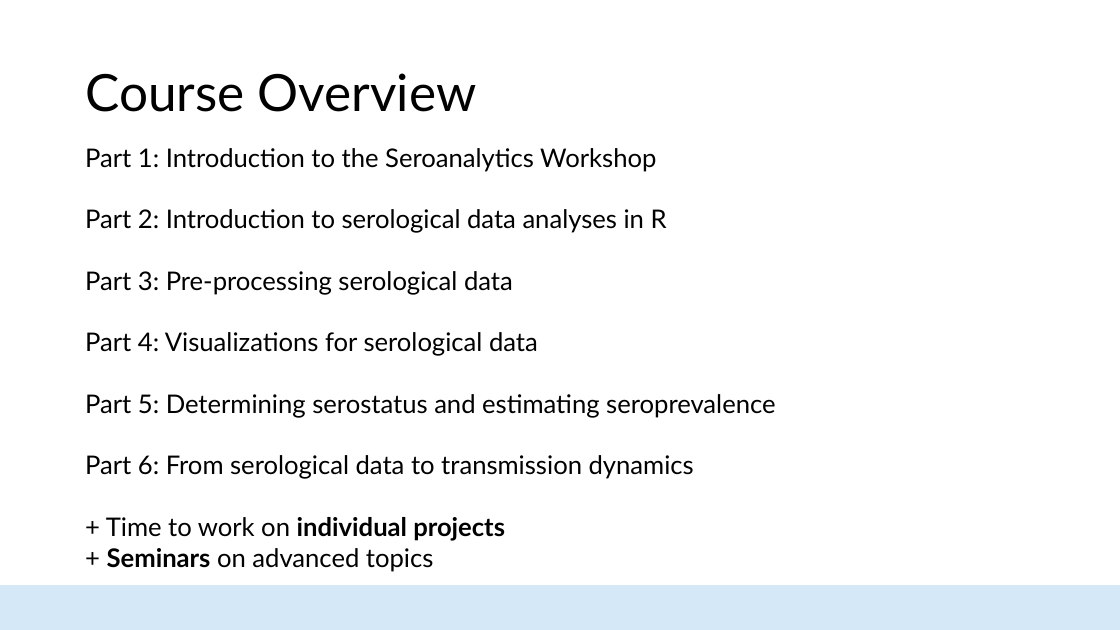
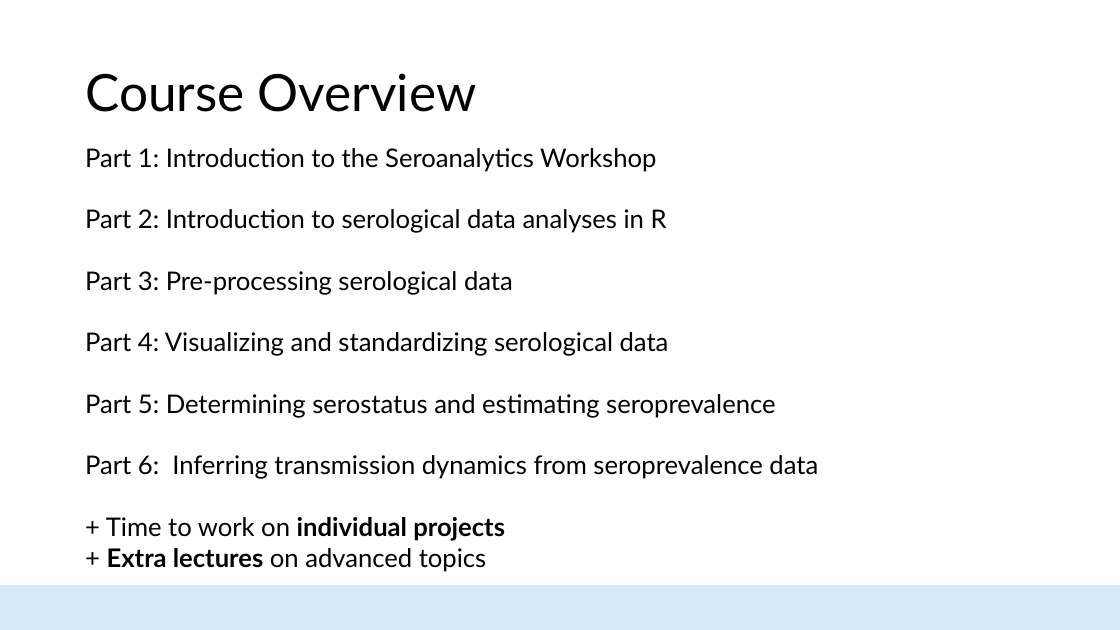
Before and after one commit to HopkinsIDD/seroanalytics_workshop, a slide deck: slide 4 of Part 1/Lecture 1.pptx. Drawn at 1120x630 pixels with LibreOffice and Linux fonts; fonts in the diff are those of the drawing; background and template pictures are left out. Boxes give left, top, right and bottom in pixels: in the first picture for what was removed or moved away, otherwise in the second. Text is boxed around its words. In the diff, an @@ line names an element or a change of style, - is before the commit and + after.

```diff
--- a/Part 1/Lecture 1.pptx
+++ b/Part 1/Lecture 1.pptx
@@ text at (85, 332, 669, 356): text changed @@
-Part 4: Visualizations for serological data
+Part 4: Visualizing and standardizing serological data
@@ text at (85, 455, 818, 479): text changed @@
-Part 6: From serological data to transmission dynamics
+Part 6: Inferring transmission dynamics from seroprevalence data
@@ text at (107, 548, 487, 572): text changed @@
-+ Seminars on advanced topics
++ Extra lectures on advanced topics
```
Also in this commit, not shown: 5 other slides changed, 2 other files.
